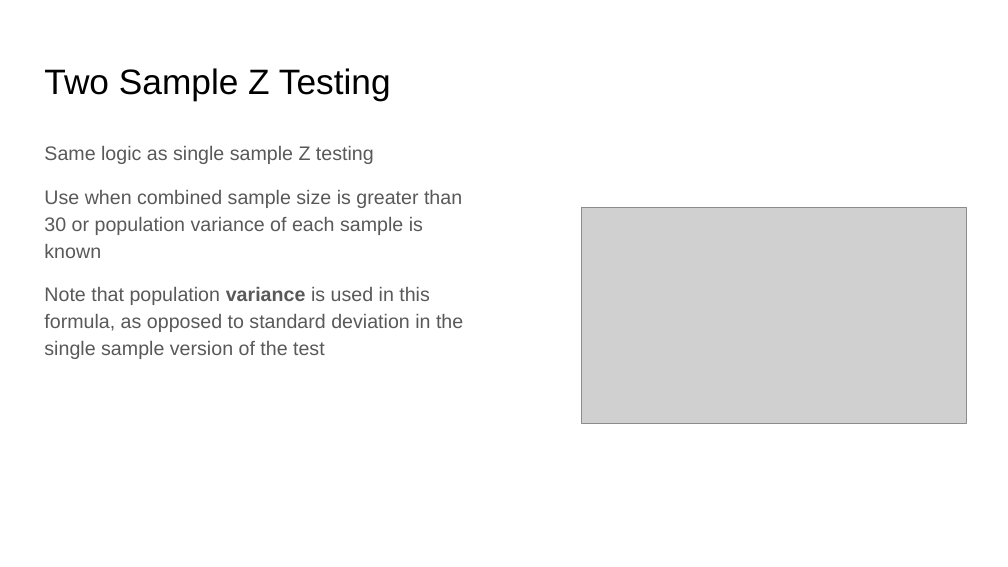
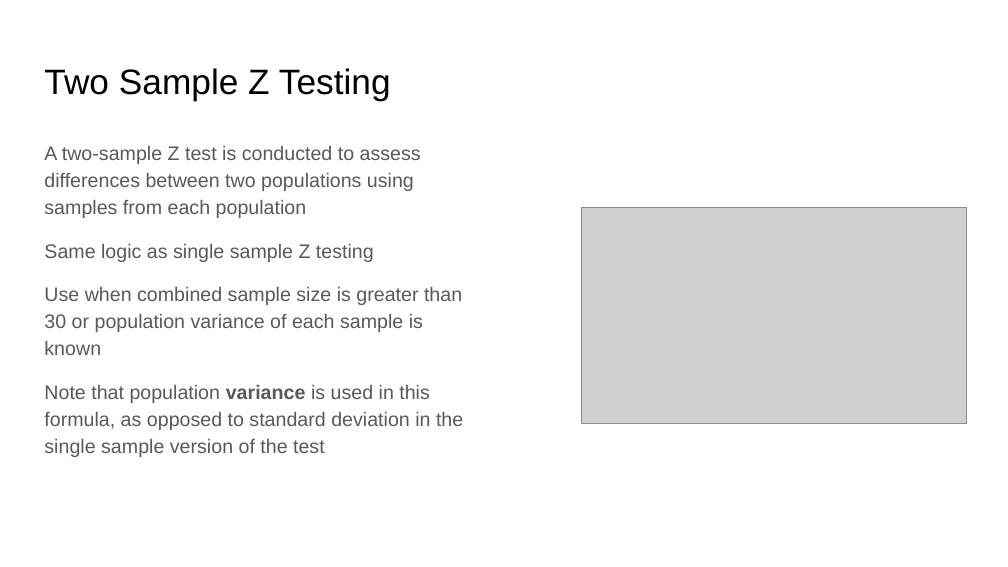
Before and after one commit to rjwrobel86/Python4Statistics, a slide deck: slide 52 of Stuff For Class/Slides/Hypothesis Testing.pptx (slide 51 before the commit). Drawn at 1008x567 pixels with LibreOffice and Linux fonts; fonts in the diff are those of the drawing; grey boxes stand for pictures. Boxes give left, top, right and bottom in pixels: in the first picture for what was removed or moved away, otherwise in the second. Text is boxed around its words. In the diff, an @@ line names an element or a change of style, - is before the commit and + after.

```diff
--- a/Stuff For Class/Slides/Hypothesis Testing.pptx
+++ b/Stuff For Class/Slides/Hypothesis Testing.pptx
@@ text at <box>44,146,421,218</box>: paragraph added @@
+A two-sample Z test is conducted to assess differences between two populations using samples from each population
@@ text at <box>44,244,374,262</box>: more space between paragraphs @@
```
Also in this commit, not shown: 7 other slides changed, 6 slides added, 17 other files.
